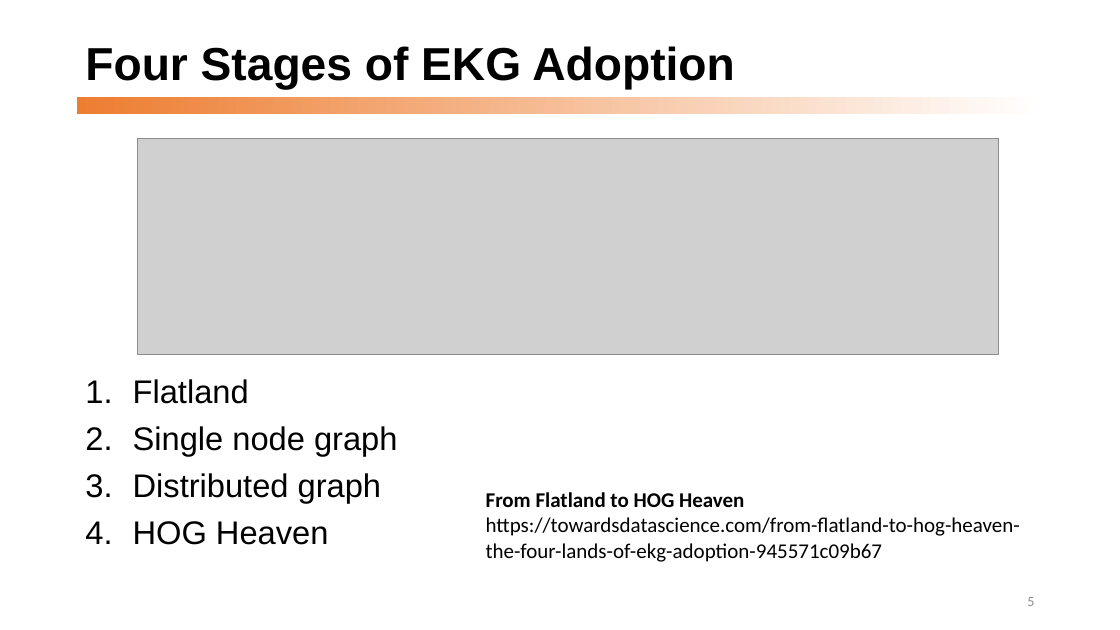
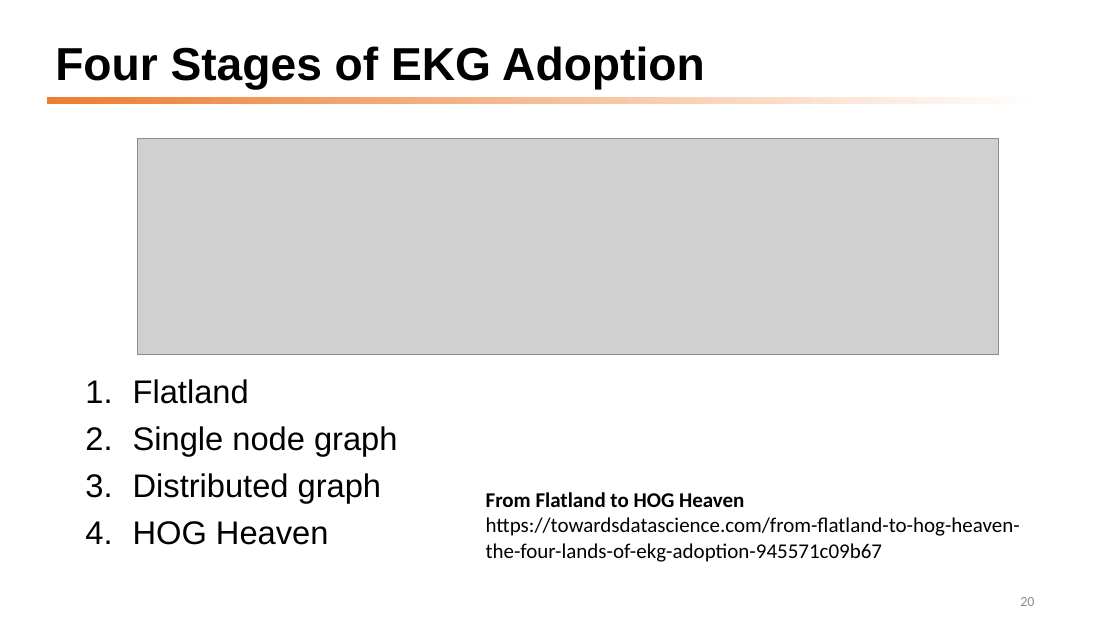
Before and after one commit to dmccreary/graph-systems-thinking, a slide deck: slide 20 of docs/presentations/GST-Half-Day-Workshop-2022.pptx (slide 5 before the commit). Drawn at 1120x630 pixels with LibreOffice and Linux fonts; fonts in the diff are those of the drawing; grey boxes stand for pictures. Boxes give left, top, right and bottom in pixels: in the first picture for what was removed or moved away, otherwise in the second. Text is boxed around its words. In the diff, an @@ line names an element or a change of style, - is before the commit and + after.

```diff
--- a/docs/presentations/GST-Half-Day-Workshop-2022.pptx
+++ b/docs/presentations/GST-Half-Day-Workshop-2022.pptx
@@ title "Four Stages of EKG Adoption" moved from (x1=85, y1=46, x2=734, y2=90) to (x1=55, y1=46, x2=704, y2=90) @@
@@ rectangle resized from (x1=77, y1=97, x2=1044, y2=114) to (x1=47, y1=97, x2=1044, y2=104) @@
@@ page number at (x1=1020, y1=597, x2=1034, y2=606): text changed @@
-5
+20
```
Also in this commit, not shown: 10 other slides changed, 42 slides added, 1 other file.
